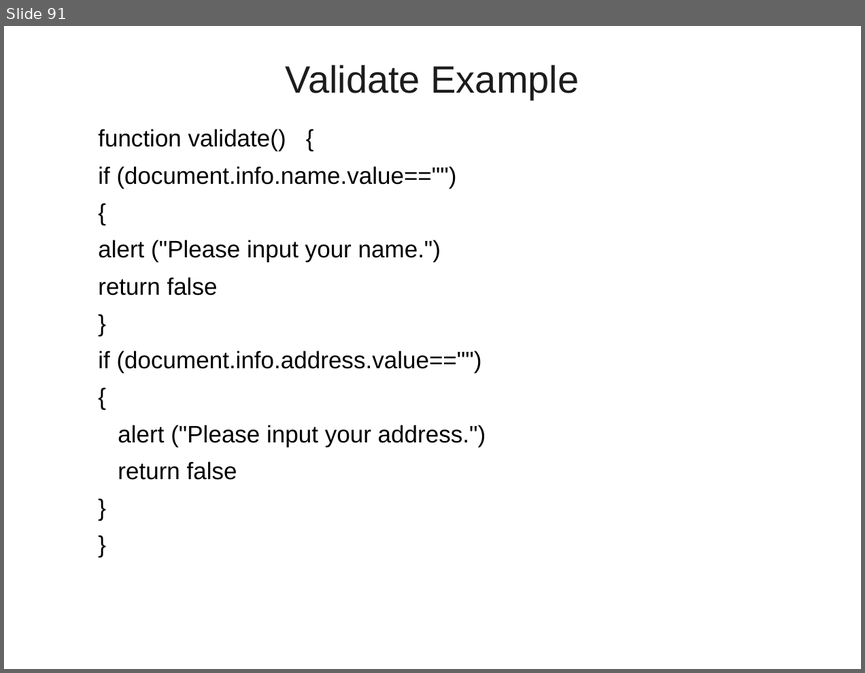
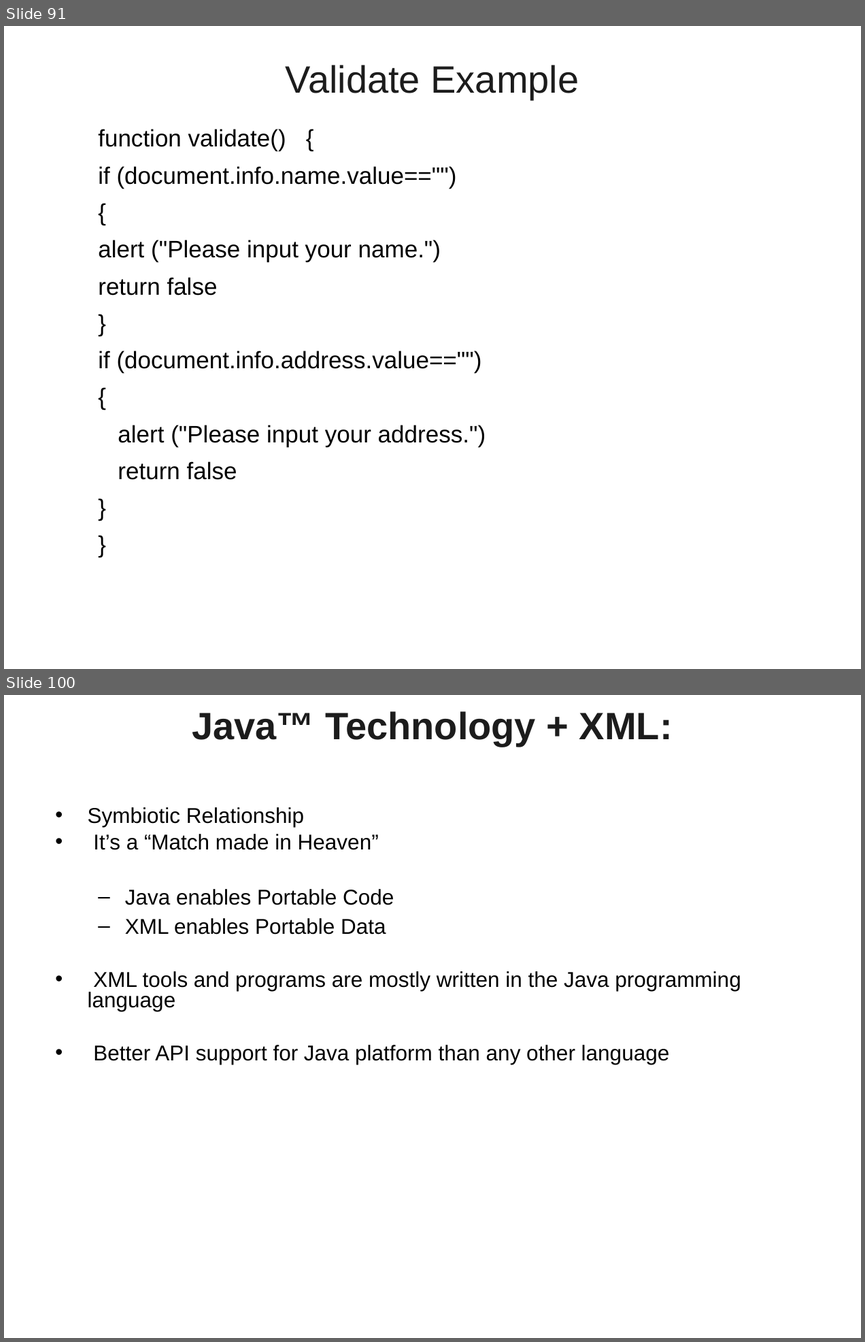
Before and after one commit to vatsanTraining/training_june_2022, a slide deck: JavaScript_Module_1.ppt. Shown one above the other, each under a label of ours: slide 91 before the commit, slides 91 and 100 after it; the slides between them are not shown. The pictures are 865x673 and 865x1342 pixels, drawn with LibreOffice and Linux fonts; fonts in the diff are those of the drawing; background and template pictures are left out. Boxes give left, top, right and bottom in pixels: in the first picture for what was removed or moved away, otherwise in the second. Text is boxed around its words. In the diff, an @@ line names an element or a change of style, - is before the commit and + after.

```diff
--- a/JavaScript_Module_1.ppt
+++ b/JavaScript_Module_1.ppt
@@ slide 100 added at box(4, 695, 861, 1338), background picture (left out) @@
@@ title added at box(192, 711, 672, 747), 32 pt, text #1C1C1C, bold @@
+Java™ Technology + XML:
@@ text added at box(88, 807, 740, 1064), 18 pt, text #000000 @@
+• Symbiotic Relationship
+• It’s a “Match made in Heaven”
+  – Java enables Portable Code
+  – XML enables Portable Data
+• XML tools and programs are mostly written in the Java programming language
+• Better API support for Java platform than any other language
```
Also in this commit, not shown: 16 slides changed, 43 other slides added.
